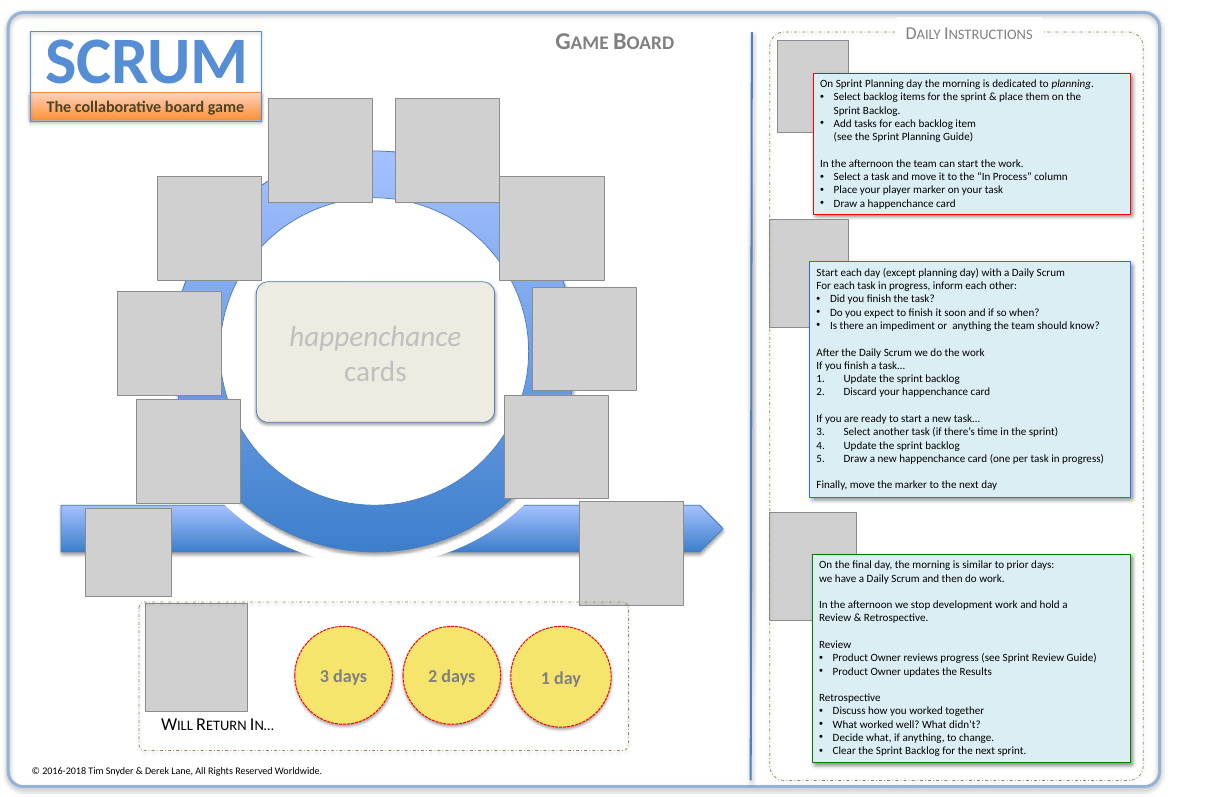
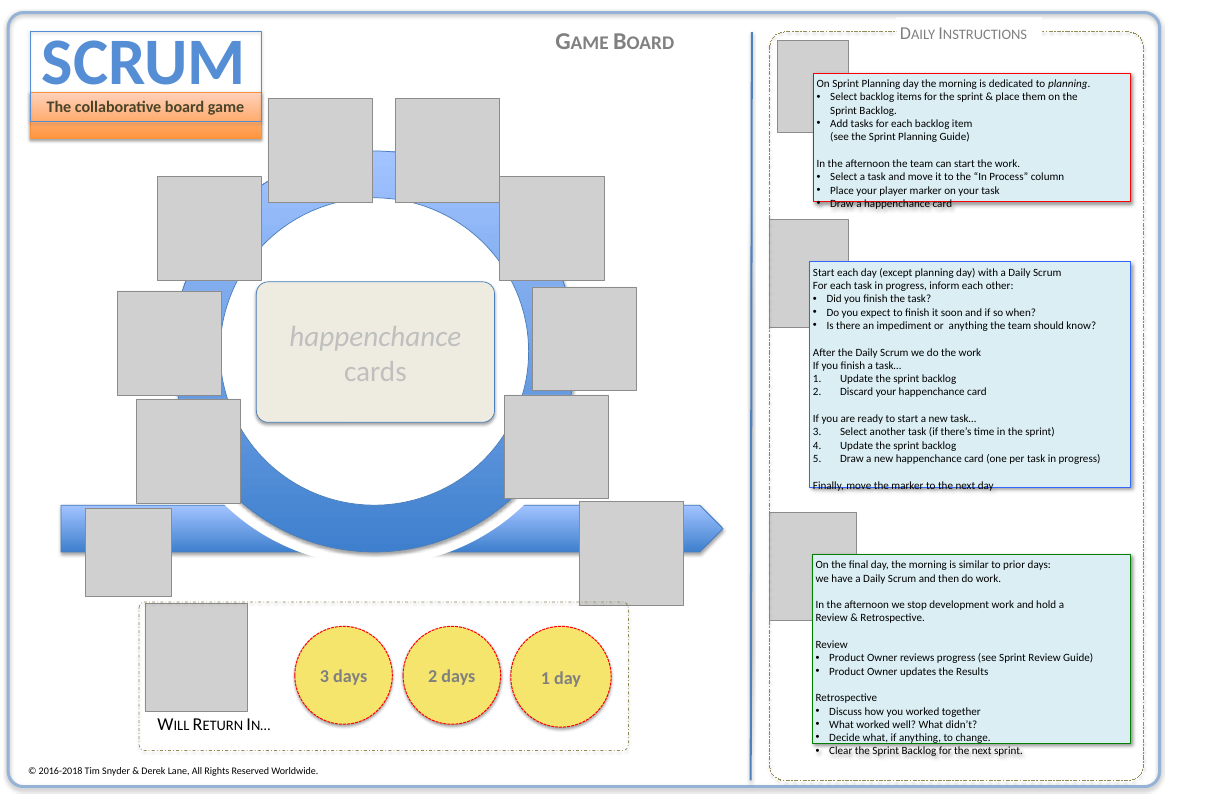
Before and after one commit to quikdraw2700/ScrumTheBoardGame, a slide deck: slide 2 of Docs/Scrum board game design.pptx. Drawn at 1232x797 pixels with LibreOffice and Linux fonts; fonts in the diff are those of the drawing; grey boxes stand for pictures. Boxes give left, top, right and bottom in pixels: in the first picture for what was removed or moved away, otherwise in the second. Text is boxed around its words. In the diff, an @@ line names an element or a change of style, - is before the commit and + after.

Commit message:
Cleaned up Game Board
Added a proposed incremental update to game board and added version number to bottom right corner (v.0.7) in this case. Cleaned up text, capitalization and punctuation to be more consistent.

```diff
--- a/Docs/Scrum board game design.pptx
+++ b/Docs/Scrum board game design.pptx
@@ shadow changed in 4 elements at [8,12,1160,786], [770,32,1143,781], [139,602,628,751], [30,32,262,122] @@
@@ rectangle "On Sprint Planning day the ...": place and size @@
-rectangle "On Sprint Planning day the ..." at [813,73,1131,215]
+rectangle "On Sprint Planning day the ..." at [813,73,1131,202]
@@ rectangle "The collaborative board game": place and size @@
-rectangle "The collaborative board game" at [30,93,261,120]
+rectangle "The collaborative board game" at [30,93,261,139]
@@ rectangle "The collaborative board game" at [30,93,261,139]: fill gradient #FF953E to #FFD2BD to gradient #FF953E to #FFD1BB; shadow changed @@
@@ rectangle "Start each day (except planning ...": place and size @@
-rectangle "Start each day (except planning ..." at [809,262,1131,497]
+rectangle "Start each day (except planning ..." at [809,262,1131,487]
@@ rectangle "On the final day, the ...": place and size @@
-rectangle "On the final day, the ..." at [812,554,1130,763]
+rectangle "On the final day, the ..." at [812,554,1130,744]
@@ ellipse added at [295,627,393,725], fill #F6E56D, outline #FF0000 1 pt dashed @@
@@ ellipse added at [403,627,501,725], fill #F6E56D, outline #FF0000 1 pt dashed @@
@@ text "3 days": place and size @@
-text "3 days" at [295,627,393,725]
+text "3 days" at [320,669,367,685]
@@ text "3 days" at [320,669,367,685]: fill #F6E56D to none; outline #FF0000 1 pt dashed to none; shadow off @@
@@ text "2 days" at [428,669,475,685]: fill #F6E56D to none; outline #FF0000 1 pt dashed to none; shadow off @@
@@ text "2 days": place and size @@
-text "2 days" at [403,627,501,725]
+text "2 days" at [428,669,475,685]
@@ text "© 2016-2018 Tim Snyder & ...": place and size @@
-text "© 2016-2018 Tim Snyder & ..." at [42,767,322,776]
+text "© 2016-2018 Tim Snyder & ..." at [39,767,318,776]
```
Also in this commit, not shown: 11 other slides changed, 2 slides added.
